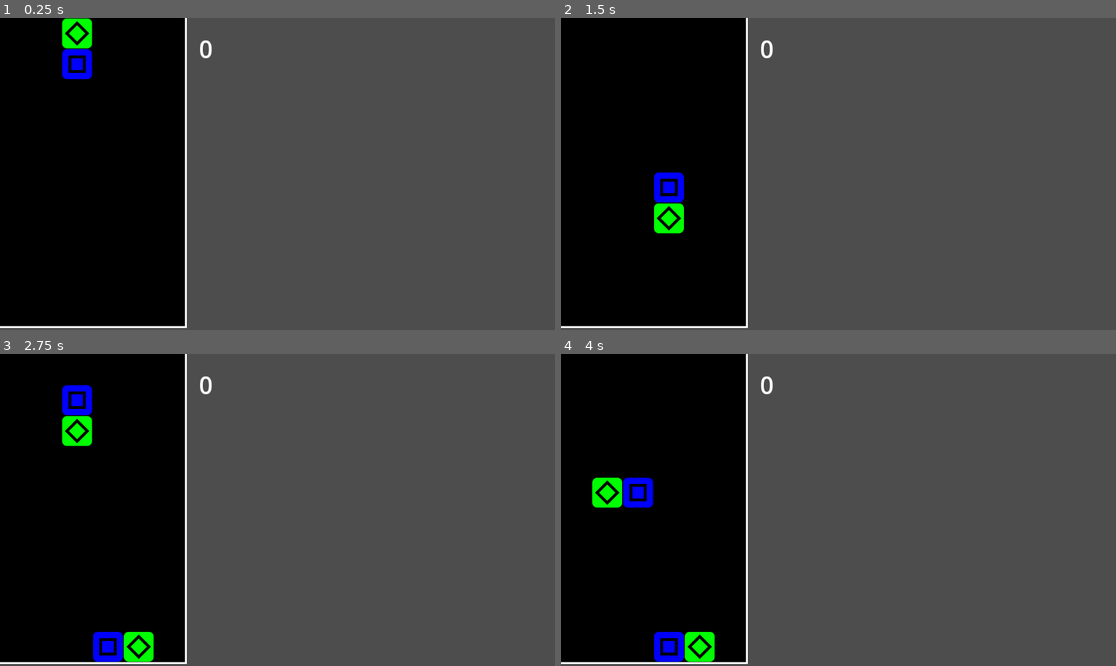
Above: before the commit, frames 1-4 (two rows, left to right).
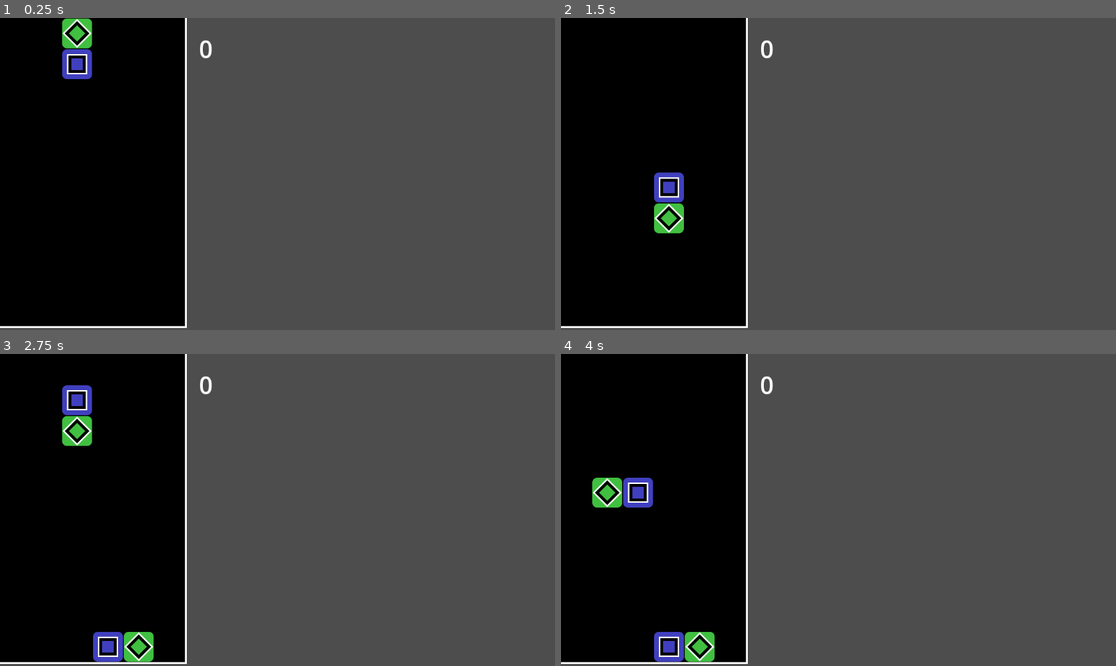
Above: after the commit, the same moments.

Repository: liabilityluke/FBGJ2025
Game: Godot game, scene res://board.tscn
Same seed, same stepped clock (60 frames per second), same inputs: the game is played once before the commit and once after it. Before the commit the project has no main scene; this scene is started directly in both runs.
Inputs:
- Up to frame 1 (0.25 s): no input
- Up to frame 2 (1.5 s): tap Enter (ui_accept) at 0.5, 0.77 s; hold Right (ui_right) 0.53-1.28 s; hold Down (ui_down) from 1.28 s (still down)
- Up to frame 3 (2.75 s): tap Enter (ui_accept) at 1.52 s; release Down (ui_down) at 2.03 s; hold Right (ui_right) from 2.03 s (still down)
- Up to frame 4 (4 s): tap Enter (ui_accept) at 3.02, 3.5, 3.77 s; release Right (ui_right) at 3.53 s; hold Left (ui_left) from 3.53 s (still down)

The runs differ from the first frame. In frame 1, 0.8% of the frame differs, in the area x 11-17%, y 0-20%; in frame 2, 0.8%; in frame 3, 1.7%, in the area x 11-28%, y 10-99%; in frame 4, 1.7%.

Commit message:
added updated blocks

Diff:
--- a/project.godot
+++ b/project.godot
@@ -11,6 +11,7 @@
 [application]
 
 config/name="FBPJ2025"
+run/main_scene="uid://dq6y6dq8mwh10"
 config/features=PackedStringArray("4.4", "Forward Plus")
 config/icon="res://icon.svg"
 
Binary file changed: assets/blue.png
Binary file changed: assets/green.png
Binary file changed: assets/red.png
